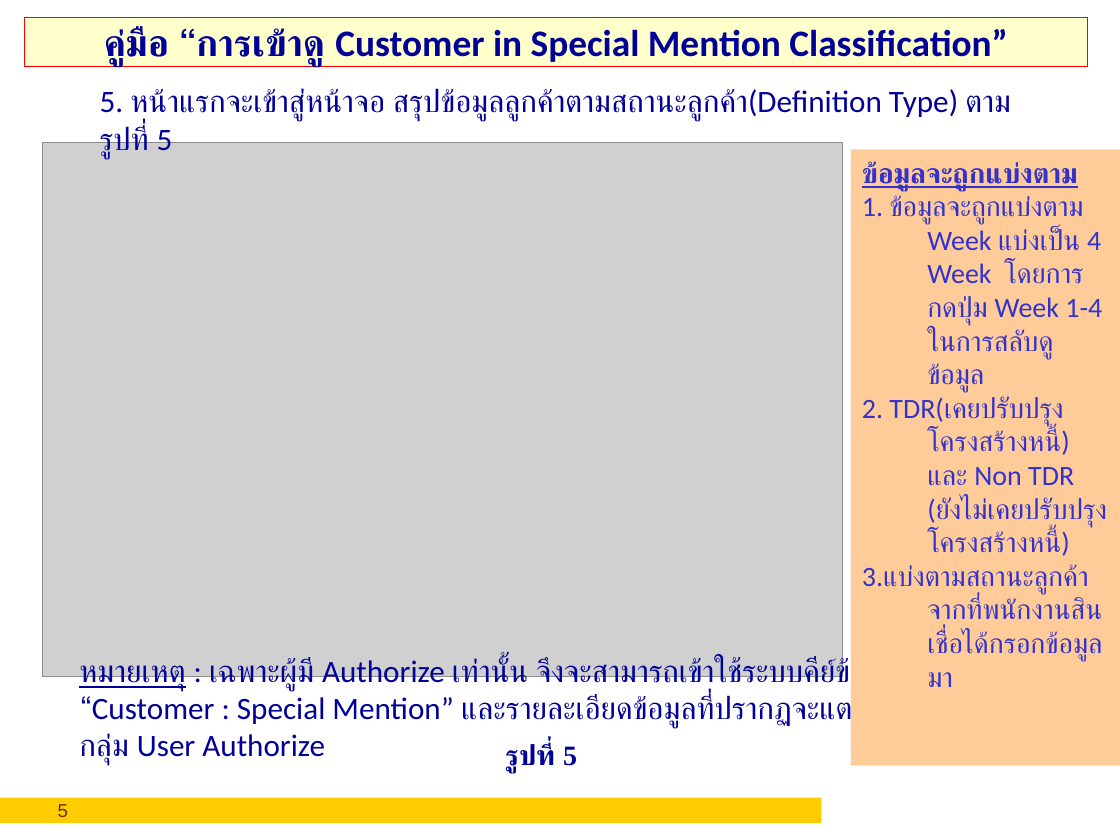
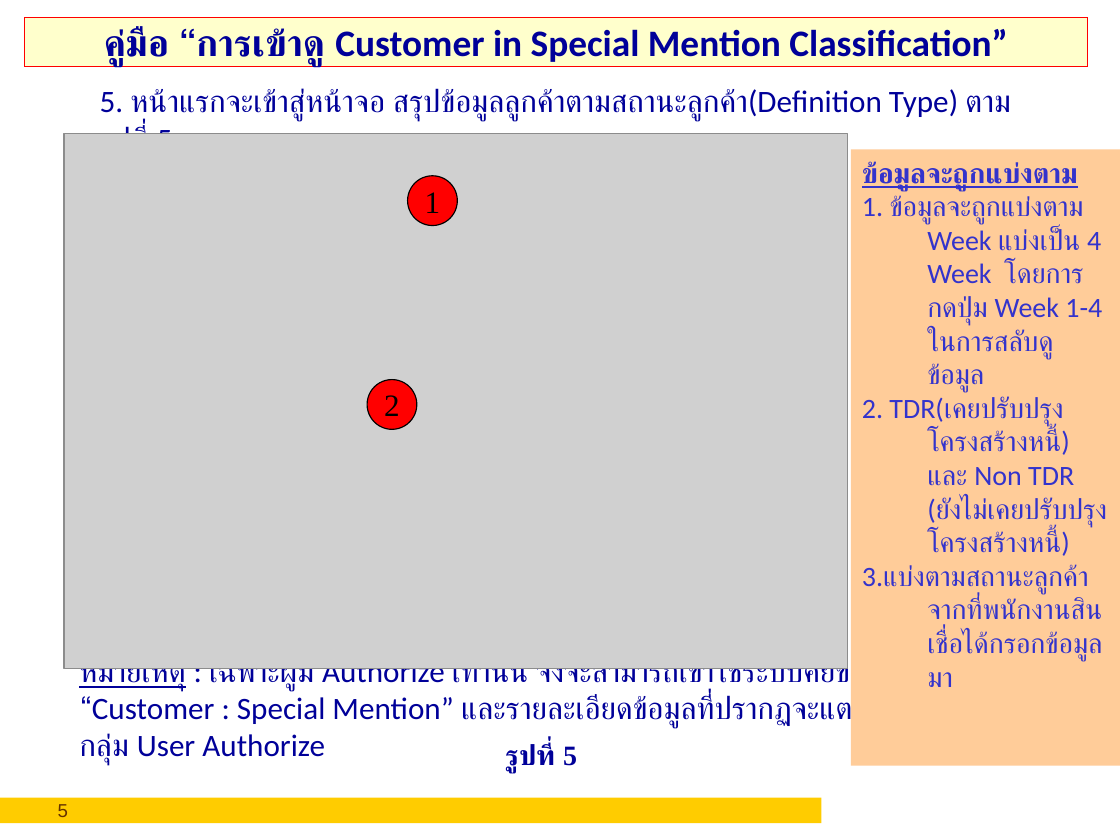
Before and after one commit to asynchronos/Special_Mention_SVN_MIGRATE, a slide deck: slide 5 of Downloads/คู่มือวิธีการกรอกSpecialMention.ppt. Drawn at 1120x840 pixels with LibreOffice and Linux fonts; fonts in the diff are those of the drawing; grey boxes stand for pictures; background and template pictures are left out. Boxes give left, top, right and bottom in pixels: in the first picture for what was removed or moved away, otherwise in the second. Text is boxed around its words. In the diff, an @@ line names an element or a change of style, - is before the commit and + after.

```diff
--- a/Downloads/คู่มือวิธีการกรอกSpecialMention.ppt
+++ b/Downloads/คู่มือวิธีการกรอกSpecialMention.ppt
@@ picture: place and size @@
-picture at bbox=[43, 142, 842, 676]
+picture at bbox=[64, 133, 848, 668]
@@ ellipse added at bbox=[408, 176, 457, 225], fill #FF0000, outline #000000 0.74 pt, 20 pt, text #000000 @@
+1
@@ ellipse added at bbox=[367, 380, 417, 429], fill #FF0000, outline #000000 0.74 pt, 20 pt, text #000000 @@
+2
```
Also in this commit, not shown: 9 other slides changed, 1 slide removed.
